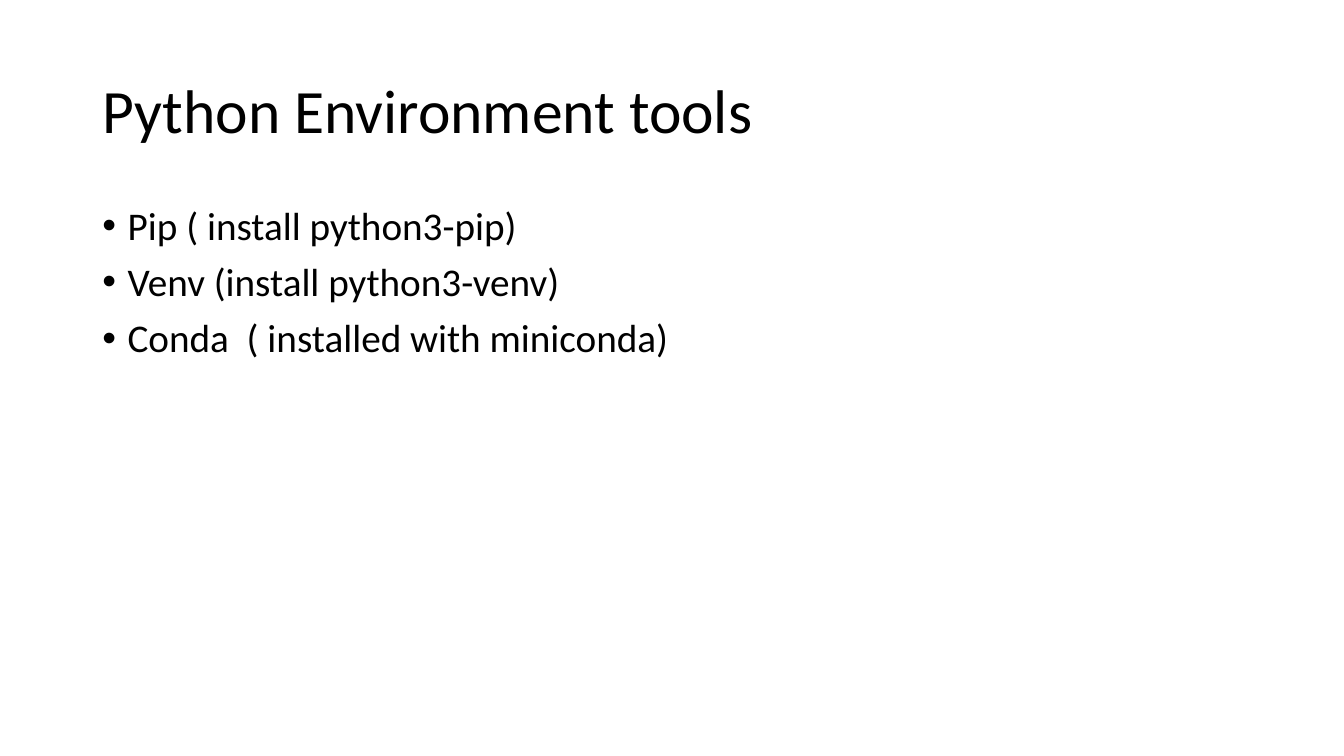
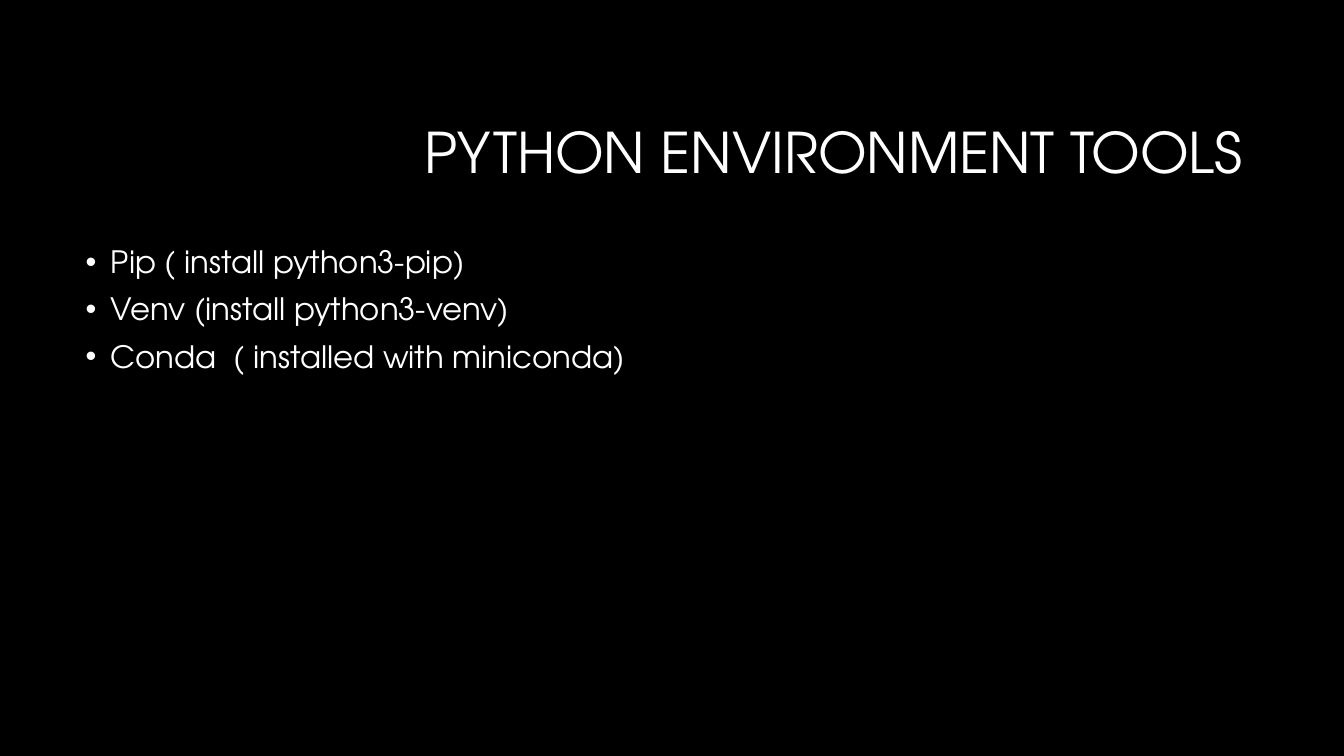
Before and after one commit to LuyangYin1/Python-for-everyone, a slide deck: slide 15 of Class-2/Class – 2.pptm. Drawn at 1344x756 pixels with LibreOffice and Linux fonts; fonts in the diff are those of the drawing; background and template pictures are left out. Boxes give left, top, right and bottom in pixels: in the first picture for what was removed or moved away, otherwise in the second. Text is boxed around its words. In the diff, an @@ line names an element or a change of style, - is before the commit and + after.

```diff
--- a/Class-2/Class – 2.pptm
+++ b/Class-2/Class – 2.pptm
@@ background #FFFFFF to #000000 @@
@@ title at [425, 131, 1243, 174]: text changed; size 44 to 40 pt; font Calibri to TeX Gyre Adventor; text colour #000000 to #FFFFFF @@
-Python Environment tools
+PYTHON ENVIRONMENT TOOLS
@@ text "Pip ( install python3-pip)": place and size @@
-text "Pip ( install python3-pip)" at [128, 211, 668, 358]
+text "Pip ( install python3-pip)" at [111, 250, 625, 375]
@@ text "Pip ( install python3-pip)" at [111, 250, 625, 375]: size 28 to 22 pt, font Calibri to TeX Gyre Adventor, text colour #000000 to #FFFFFF @@
```
Also in this commit, not shown: 15 other slides changed, 1 slide added, 1 slide removed.
